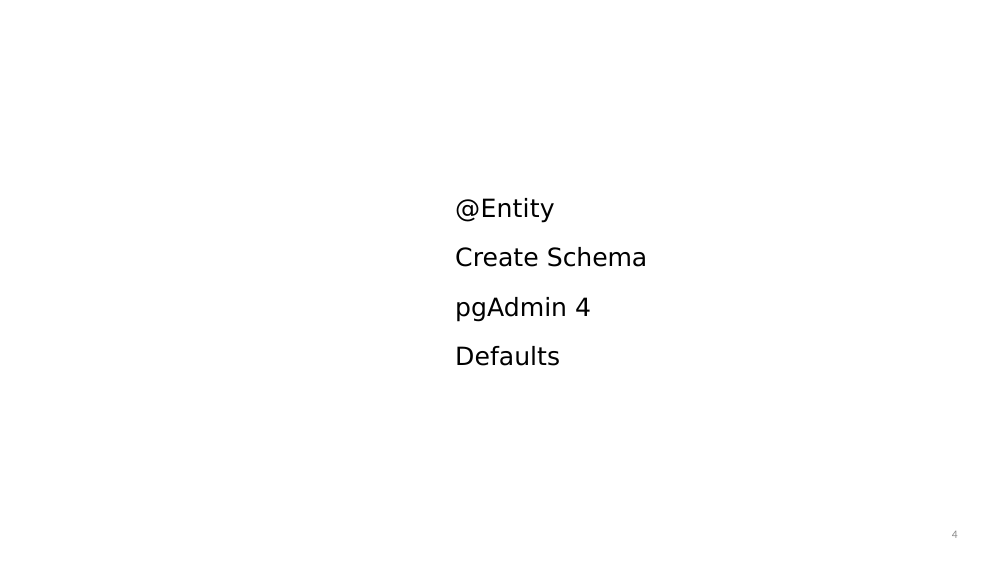
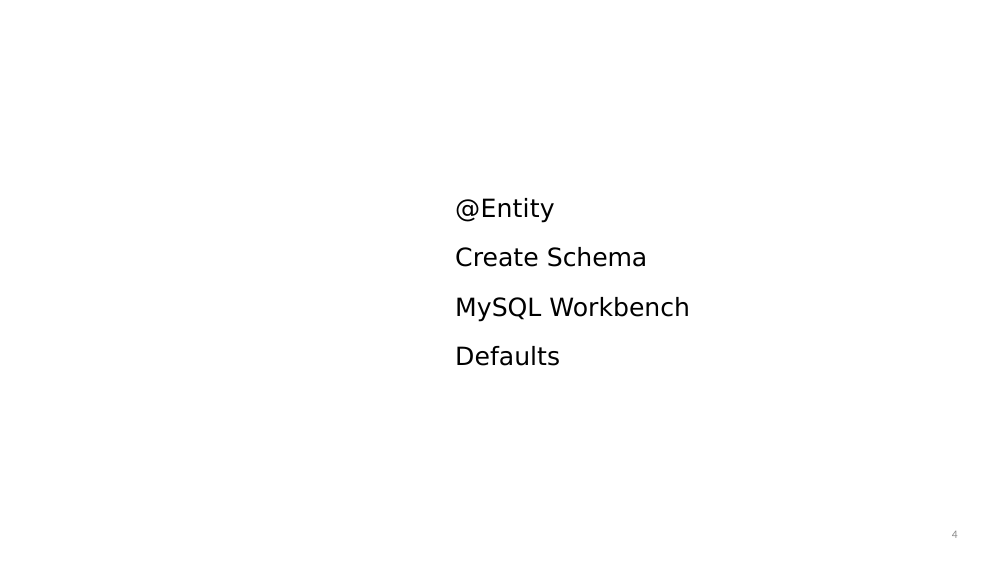
Before and after one commit to StevenJoseph19/JEE-Mulesoft, a slide deck: slide 4 of 3. Spring 5.0 (Core, MVC, REST, Data JPA, Data REST)/Day 7/Slides/7. Overview of JPA and Creating Your First Entity/overview-of-jpa-and-creating-your-first-entity-slides.pptx. Drawn at 1008x567 pixels with LibreOffice and Linux fonts; fonts in the diff are those of the drawing; background and template pictures are left out. Boxes give left, top, right and bottom in pixels: in the first picture for what was removed or moved away, otherwise in the second. Text is boxed around its words. In the diff, an @@ line names an element or a change of style, - is before the commit and + after.

```diff
--- a/3. Spring 5.0 (Core, MVC, REST, Data JPA, Data REST)/Day 7/Slides/7. Overview of JPA and Creating Your First Entity/overview-of-jpa-and-creating-your-first-entity-slides.pptx
+++ b/3. Spring 5.0 (Core, MVC, REST, Data JPA, Data REST)/Day 7/Slides/7. Overview of JPA and Creating Your First Entity/overview-of-jpa-and-creating-your-first-entity-slides.pptx
@@ text at (455, 247, 690, 322): text changed @@
-Create Schema pgAdmin 4
+Create Schema
+MySQL Workbench
```
Also in this commit, not shown: 2 other files.
